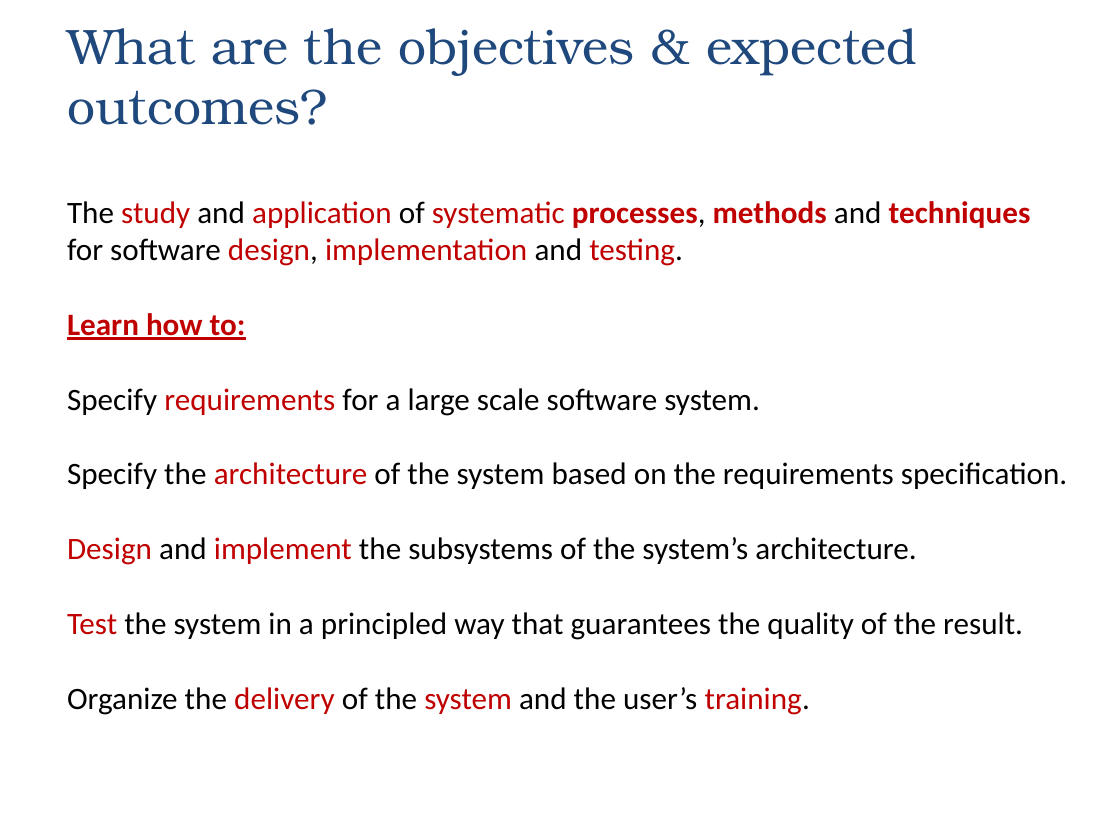
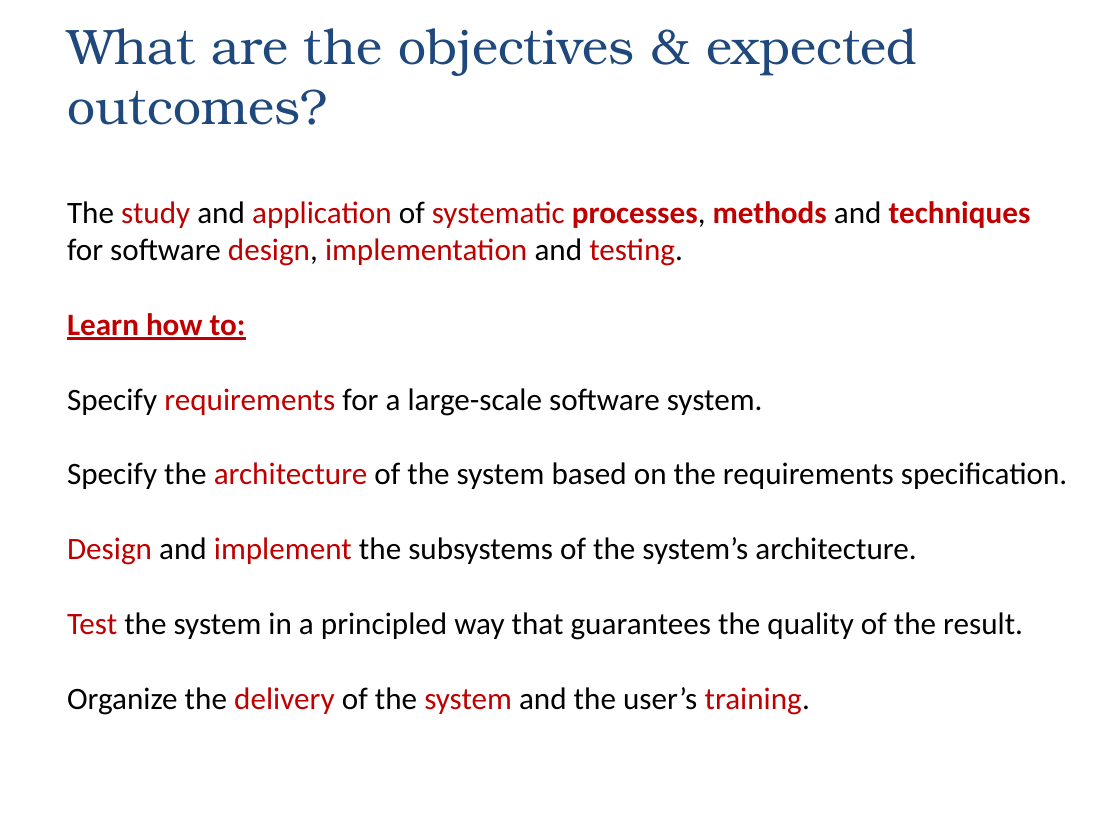
Before and after one commit to zarras/myy803-slides, a slide deck: slide 3 of 1-SoftEng-Intro-simple.ppt. Drawn at 1120x840 pixels with LibreOffice and Linux fonts; fonts in the diff are those of the drawing. Boxes give left, top, right and bottom in pixels: in the first picture for what was removed or moved away, otherwise in the second. Text is boxed around its words. In the diff, an @@ line names an element or a change of style, - is before the commit and + after.

```diff
--- a/1-SoftEng-Intro-simple.ppt
+++ b/1-SoftEng-Intro-simple.ppt
@@ text at [67, 388, 763, 416]: text changed @@
-Specify requirements for a large scale software system.
+Specify requirements for a large-scale software system.
```
Also in this commit, not shown: 1 other slide changed, 3 other files.
